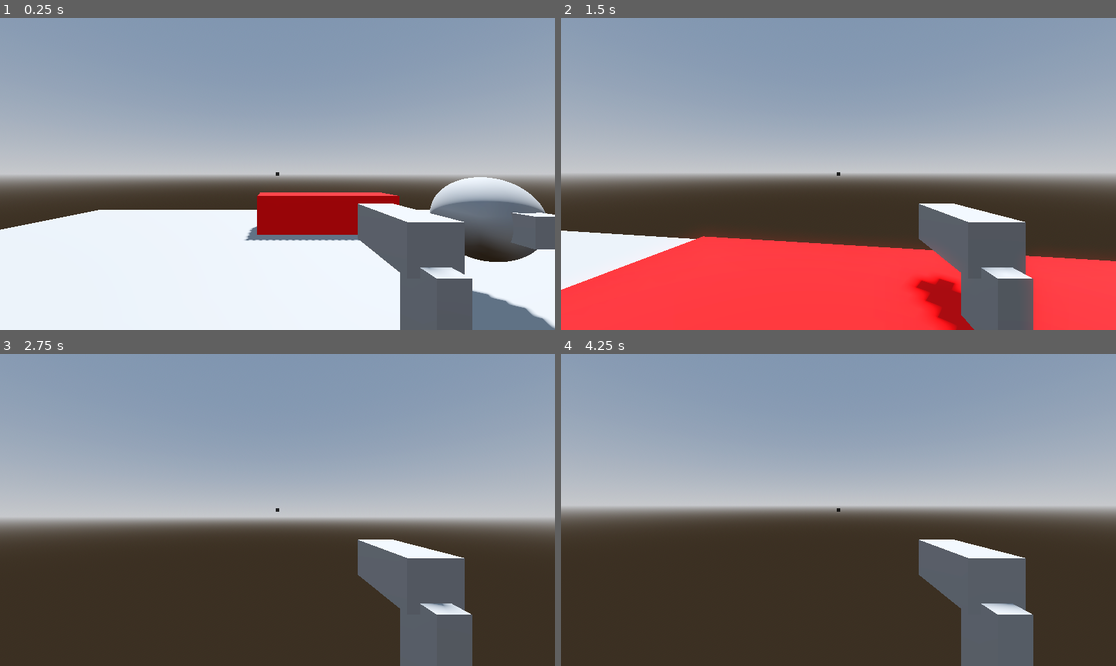
Above: before the commit, frames 1-4 (two rows, left to right).
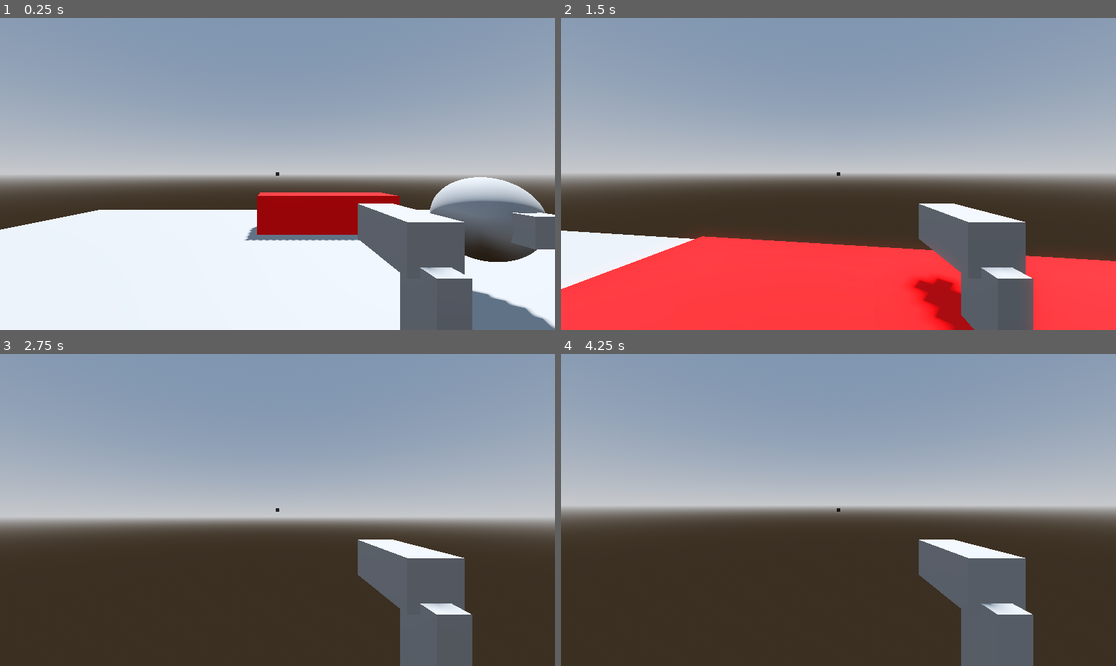
Above: after the commit, the same moments.

Repository: Nigel-Karunaratne/gd-fps
Game: Godot game, scene res://scenes/testscene.tscn
Two runs of this game, one before a commit and one after it. Both use one fixed random seed, a clock stepped at 60 frames per second and the inputs below. The project has no main scene, so this scene is started directly. The engine's default icon, where the game draws it, is replaced by a stand-in: a white triangle on a blue panel in a dark square.
Inputs (mouse positions are in pixels of both pictures, inside the frame that each line leads up to):
- Up to frame 1 (0.25 s): no input
- Up to frame 2 (1.5 s): tap Enter at 0.5 s; move the mouse to (866, 174) at 0.52 s; press the mouse at (866, 174) at 0.53 s; hold W (move_up) from 0.53 s (still down); tap Space (jump) at 0.77 s; move the mouse to (810, 174) at 1.27 s; release the mouse at (810, 174) at 1.28 s; click (810, 174) at 1.35 s
- Up to frame 3 (2.75 s): keep holding W (move_up); tap Space (jump) at 1.52 s; move the mouse to (288, 503) at 2.02 s; press the mouse at (288, 503) at 2.03 s
- Up to frame 4 (4.25 s): keep holding W (move_up); tap Space (jump) at 2.75, 3.02, 3.77 s; move the mouse to (832, 516) at 2.77 s; release the mouse at (832, 516) at 2.78 s; click (832, 516) at 2.85 s; tap Enter at 3.5 s; move the mouse to (877, 513) at 3.52 s; press the mouse at (877, 513) at 3.53 s

The runs differ from the first frame. In frame 1, less than 0.1% of the frame differs, in the area x 87-97%, y 51-79%; in frame 2, 0.1%, in the area x 0-76%, y 69-100%; in frame 3, less than 0.1%; in frame 4, less than 0.1%.

Commit message:
add controller input + camera controls for controller, update gravity

Diff:
--- a/project.godot
+++ b/project.godot
@@ -28,38 +28,65 @@
 [input]
 
 move_up={
-"deadzone": 0.5,
+"deadzone": 0.05,
 "events": [Object(InputEventKey,"resource_local_to_scene":false,"resource_name":"","device":-1,"window_id":0,"alt_press …(192 unchanged characters)…
+, Object(InputEventJoypadMotion,"resource_local_to_scene":false,"resource_name":"","device":-1,"axis":1,"axis_value":-1.0,"script":null)
 ]
 }
 move_down={
-"deadzone": 0.5,
+"deadzone": 0.05,
 "events": [Object(InputEventKey,"resource_local_to_scene":false,"resource_name":"","device":-1,"window_id":0,"alt_press …(192 unchanged characters)…
+, Object(InputEventJoypadMotion,"resource_local_to_scene":false,"resource_name":"","device":-1,"axis":1,"axis_value":1.0,"script":null)
 ]
 }
 move_left={
-"deadzone": 0.5,
+"deadzone": 0.05,
 "events": [Object(InputEventKey,"resource_local_to_scene":false,"resource_name":"","device":-1,"window_id":0,"alt_press …(191 unchanged characters)…
+, Object(InputEventJoypadMotion,"resource_local_to_scene":false,"resource_name":"","device":-1,"axis":0,"axis_value":-1.0,"script":null)
 ]
 }
 move_right={
-"deadzone": 0.5,
+"deadzone": 0.05,
 "events": [Object(InputEventKey,"resource_local_to_scene":false,"resource_name":"","device":-1,"window_id":0,"alt_press …(192 unchanged characters)…
+, Object(InputEventJoypadMotion,"resource_local_to_scene":false,"resource_name":"","device":-1,"axis":0,"axis_value":1.0,"script":null)
 ]
 }
 jump={
-"deadzone": 0.5,
+"deadzone": 0.05,
 "events": [Object(InputEventKey,"resource_local_to_scene":false,"resource_name":"","device":-1,"window_id":0,"alt_press …(191 unchanged characters)…
+, Object(InputEventJoypadButton,"resource_local_to_scene":false,"resource_name":"","device":-1,"button_index":0,"pressure":0.0,"pressed":true,"script":null)
 ]
 }
 fire={
-"deadzone": 0.5,
+"deadzone": 0.05,
 "events": [Object(InputEventMouseButton,"resource_local_to_scene":false,"resource_name":"","device":-1,"window_id":0,"a …(253 unchanged characters)…
+, Object(InputEventJoypadMotion,"resource_local_to_scene":false,"resource_name":"","device":-1,"axis":5,"axis_value":1.0,"script":null)
 ]
 }
 reload={
-"deadzone": 0.5,
+"deadzone": 0.05,
 "events": [Object(InputEventKey,"resource_local_to_scene":false,"resource_name":"","device":-1,"window_id":0,"alt_press …(192 unchanged characters)…
+, Object(InputEventJoypadButton,"resource_local_to_scene":false,"resource_name":"","device":-1,"button_index":2,"pressure":0.0,"pressed":true,"script":null)
+]
+}
+look_up={
+"deadzone": 0.05,
+"events": [Object(InputEventJoypadMotion,"resource_local_to_scene":false,"resource_name":"","device":-1,"axis":3,"axis_value":-1.0,"script":null)
+]
+}
+look_down={
+"deadzone": 0.05,
+"events": [Object(InputEventJoypadMotion,"resource_local_to_scene":false,"resource_name":"","device":-1,"axis":3,"axis_value":1.0,"script":null)
+]
+}
+look_left={
+"deadzone": 0.05,
+"events": [Object(InputEventJoypadMotion,"resource_local_to_scene":false,"resource_name":"","device":-1,"axis":2,"axis_value":-1.0,"script":null)
+]
+}
+look_right={
+"deadzone": 0.05,
+"events": [Object(InputEventJoypadMotion,"resource_local_to_scene":false,"resource_name":"","device":-1,"axis":2,"axis_value":1.0,"script":null)
 ]
 }
 
--- a/scripts/playercamera.gd
+++ b/scripts/playercamera.gd
@@ -2,6 +2,7 @@
 extends Camera3D
 
 var look_m_sense : float = 0.1
+var look_c_sense : float = 3
 
 var root : Node3D
 
@@ -20,6 +21,9 @@
 		else:
 			Input.set_mouse_mode(Input.MOUSE_MODE_VISIBLE)
 
-#func _process(delta: float) -> void:
+func _process(delta: float) -> void:
 	#global_rotate(Vector3.AXIS_X,Input.get_axis("look_m_v_up","look_m_v_down"))
-	#pass
+	var input_vec : Vector2 = Input.get_vector("look_left","look_right","look_up","look_down")
+	root.rotate_y(deg_to_rad(-input_vec.x * look_c_sense))
+	rotate_x(deg_to_rad(-input_vec.y * look_c_sense))
+	rotation.x = clamp(rotation.x, deg_to_rad(-85), deg_to_rad(85))
--- a/scripts/playermove.gd
+++ b/scripts/playermove.gd
@@ -9,13 +9,13 @@
 
 const WALK_SPEED : float = 7.0
 const SPRINT_SPEED : float = 8.0
-const JUMP_VELOCITY : float = 10.5
+const JUMP_VELOCITY : float = 10
 const AIR_ACCEL_MULTIPLIER : float = 0.7
 const SHORT_HOP_MULTIPLIER : float = 0.6
 const MOVE_ACCEL : float = 0.7
 
 var speed : float = WALK_SPEED
-var gravity : float = 29
+var gravity : float = 26
 
 var _input_direction: Vector2
 
Not shown, added: .gitattributes
Not shown, added: .gitignore
